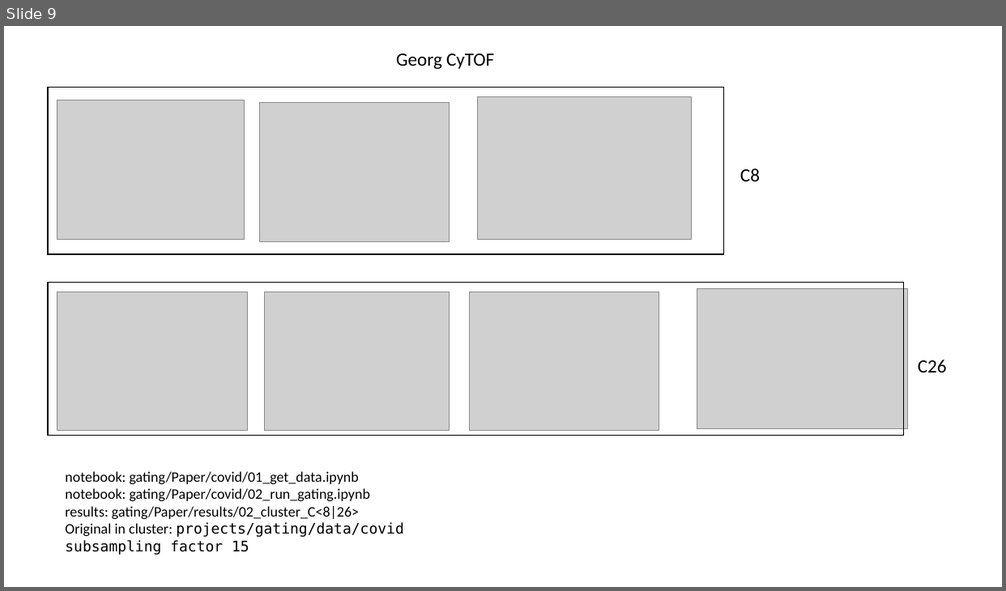
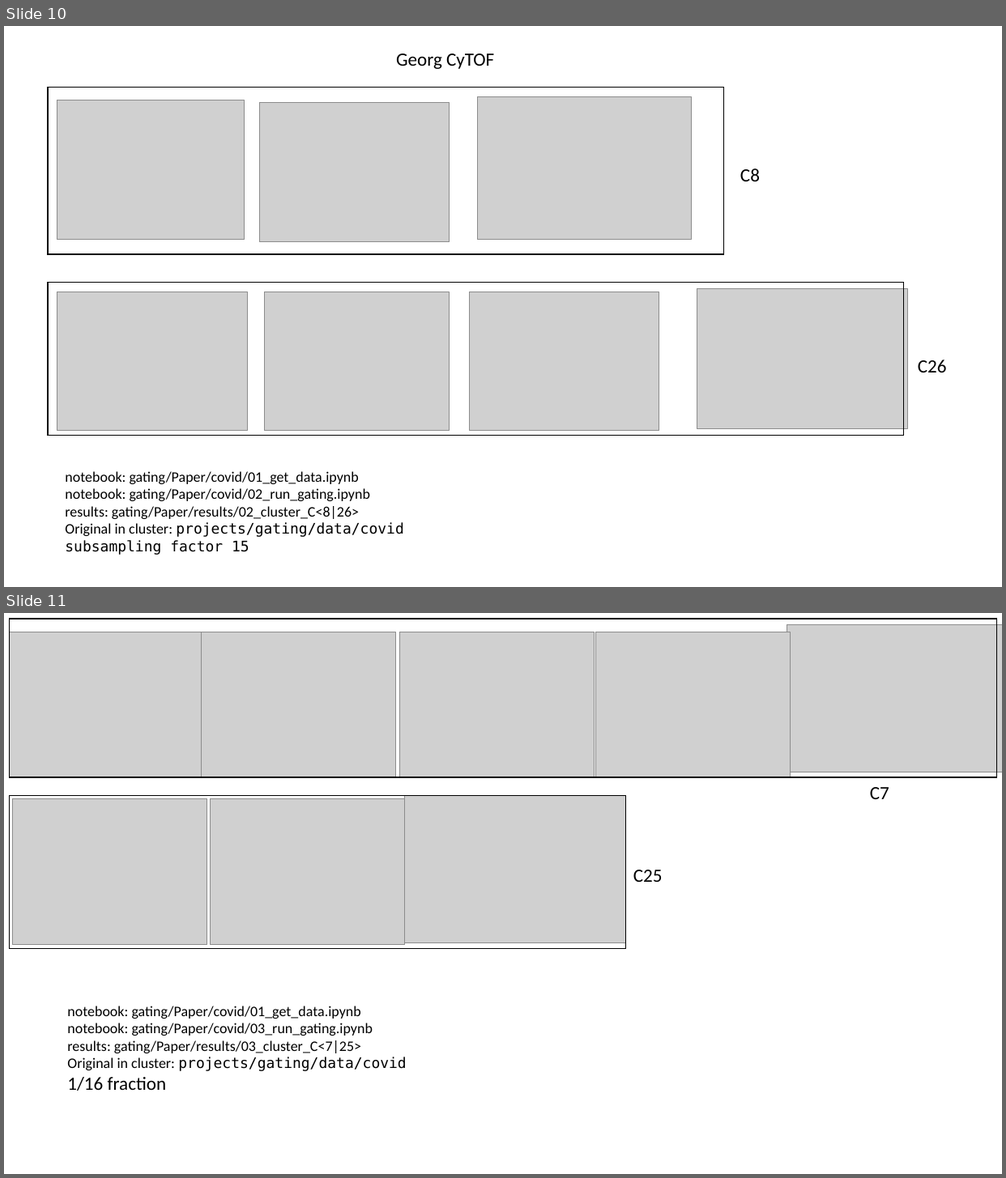
Before and after one commit to buettnerlab/reproducibility_convex_gating, a slide deck: CITEseq_Covid/pp_CITEseq.pptx. Shown one above the other, each under a label of ours: slide 9 before the commit, slides 10 and 11 after it. The pictures are 1006x591 and 1006x1178 pixels, drawn with LibreOffice and Linux fonts; fonts in the diff are those of the drawing; grey boxes stand for pictures. Boxes give left, top, right and bottom in pixels: in the first picture for what was removed or moved away, otherwise in the second. Text is boxed around its words. In the diff, an @@ line names an element or a change of style, - is before the commit and + after.

```diff
--- a/CITEseq_Covid/pp_CITEseq.pptx
+++ b/CITEseq_Covid/pp_CITEseq.pptx
@@ slide 11 added at (x1=4, y1=613, x2=1002, y2=1174), background #FFFFFF @@
@@ picture added at (x1=9, y1=632, x2=204, y2=777) @@
@@ rectangle added at (x1=9, y1=619, x2=997, y2=777), outline #000000 1 pt @@
@@ picture added at (x1=201, y1=632, x2=395, y2=777) @@
@@ picture added at (x1=400, y1=632, x2=594, y2=777) @@
@@ picture added at (x1=596, y1=632, x2=791, y2=777) @@
@@ picture added at (x1=787, y1=624, x2=1002, y2=772) @@
@@ rectangle added at (x1=9, y1=796, x2=626, y2=949), outline #000000 1 pt @@
@@ picture added at (x1=12, y1=799, x2=206, y2=944) @@
@@ picture added at (x1=211, y1=799, x2=405, y2=944) @@
@@ picture added at (x1=405, y1=796, x2=626, y2=943) @@
@@ text added at (x1=870, y1=787, x2=889, y2=799), 18 pt, text #000000 @@
+C7
@@ text added at (x1=633, y1=870, x2=663, y2=882), 18 pt, text #000000 @@
+C25
@@ text added at (x1=67, y1=1006, x2=406, y2=1091), 14 pt, text #000000 @@
+notebook: gating/Paper/covid/01_get_data.ipynb
+notebook: gating/Paper/covid/03_run_gating.ipynb
+results: gating/Paper/results/03_cluster_C<7|25>
+Original in cluster: projects/gating/data/covid
+1/16 fraction
@@ what was slide 9 is now slide 10 @@
```
Also in this commit, not shown: 1 slide changed, 1 other slide added.
